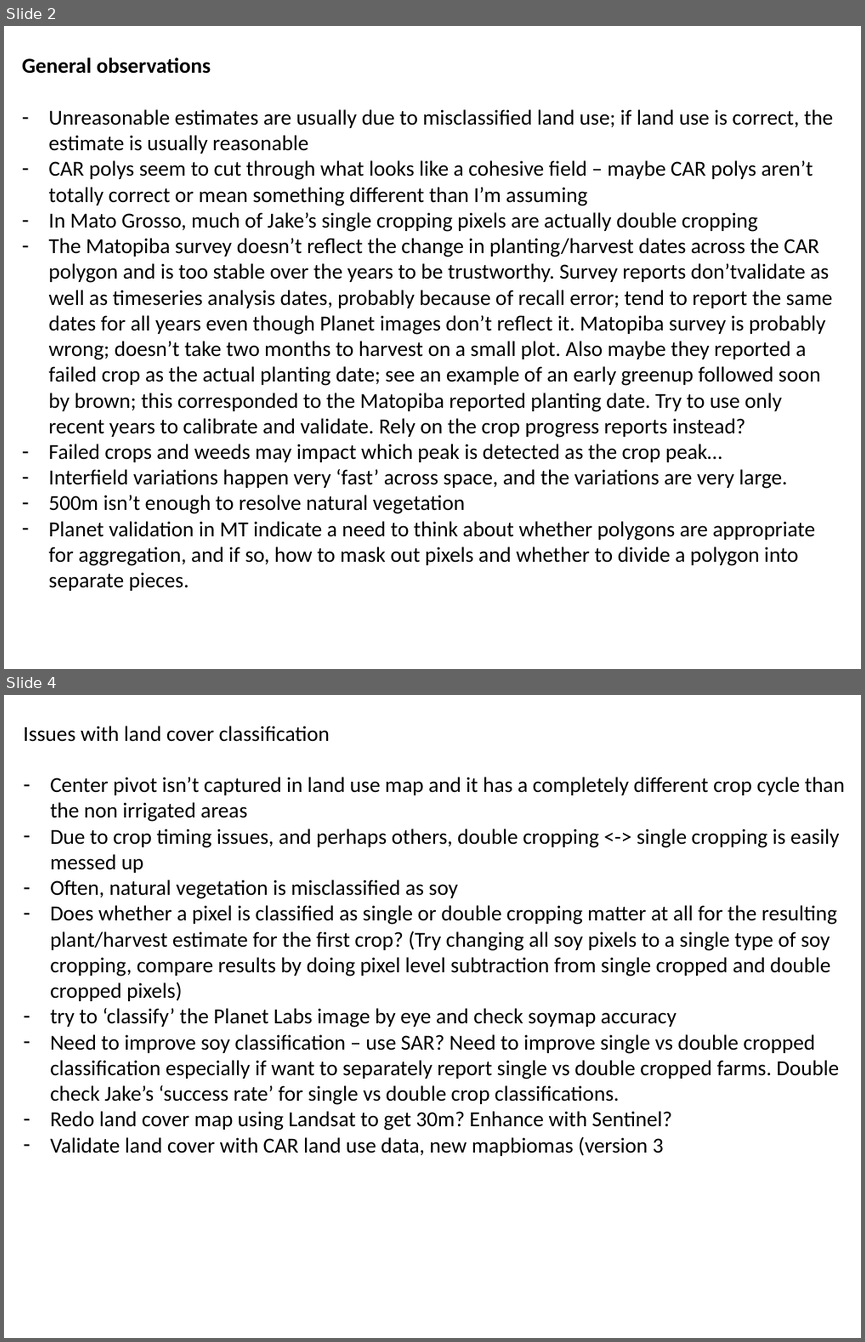
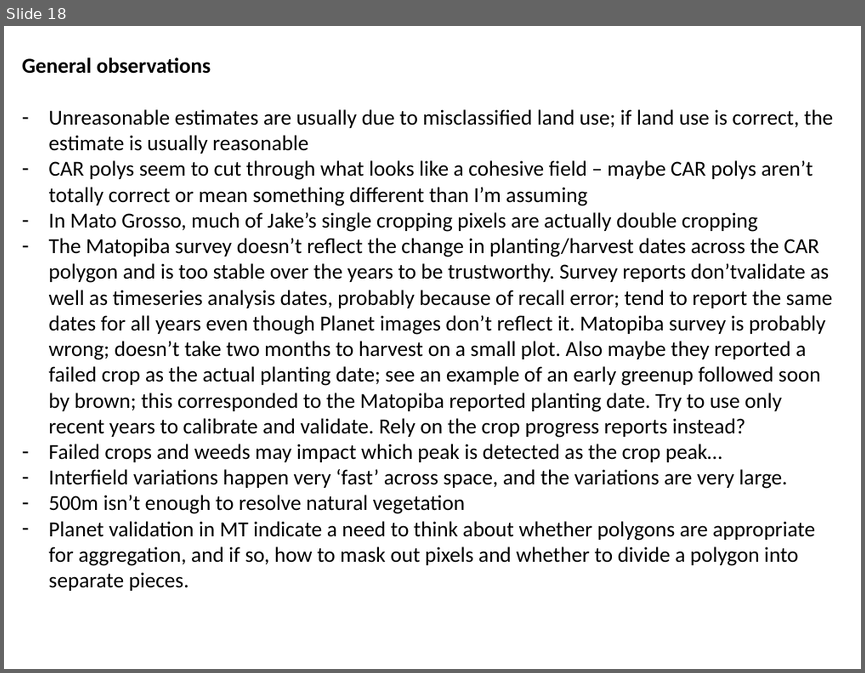
Before and after one commit to minghui-zhang/Meeting, a slide deck: January 4 2018.pptx. Shown one above the other, each under a label of ours: slides 2 and 4 before the commit, slide 18 after it; the slides between them are not shown. The pictures are 865x1342 and 865x673 pixels, drawn with LibreOffice and Linux fonts; fonts in the diff are those of the drawing. Boxes give left, top, right and bottom in pixels: in the first picture for what was removed or moved away, otherwise in the second. Text is boxed around its words. In the diff, an @@ line names an element or a change of style, - is before the commit and + after.

```diff
--- a/January 4 2018.pptx
+++ b/January 4 2018.pptx
@@ slide 4 removed at [4, 695, 861, 1338], background #FFFFFF @@
@@ text removed at [24, 726, 845, 1156] @@
-Issues with land cover classification
-– Center pivot isn’t captured in land use map and it has a completely different crop cycle than the non irrigated areas
-– Due to crop timing issues, and perhaps others, double cropping <-> single cropping is easily messed up
-– Often, natural vegetation is misclassified as soy
-– Does whether a pixel is classified as single or double cropping matter at all for the resulting plant/harvest estimate for the first crop? (Try changing all soy pixels to a single type of soy cropping, compare results by doing pixel level subtraction from single cropped and double cropped pixels)
-– try to ‘classify’ the Planet Labs image by eye and check soymap accuracy
-– Need to improve soy classification – use SAR? Need to improve single vs double cropped classification especially if want to separately report single vs double cropped farms. Double check Jake’s ‘success rate’ for single vs double crop classifications.
-– Redo land cover map using Landsat to get 30m? Enhance with Sentinel?
-– Validate land cover with CAR land use data, new mapbiomas (version 3
@@ what was slide 2 is now slide 18 @@
```
Also in this commit, not shown: 14 slides changed, 4 slides added, 1 other slide removed.
